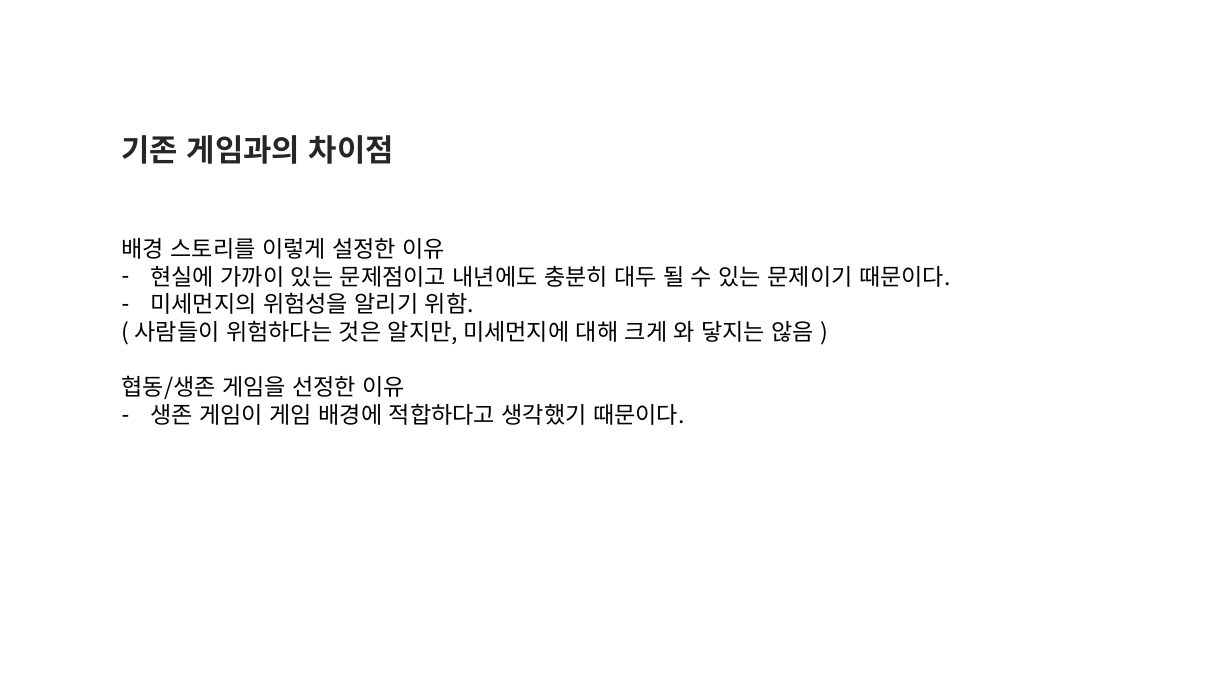
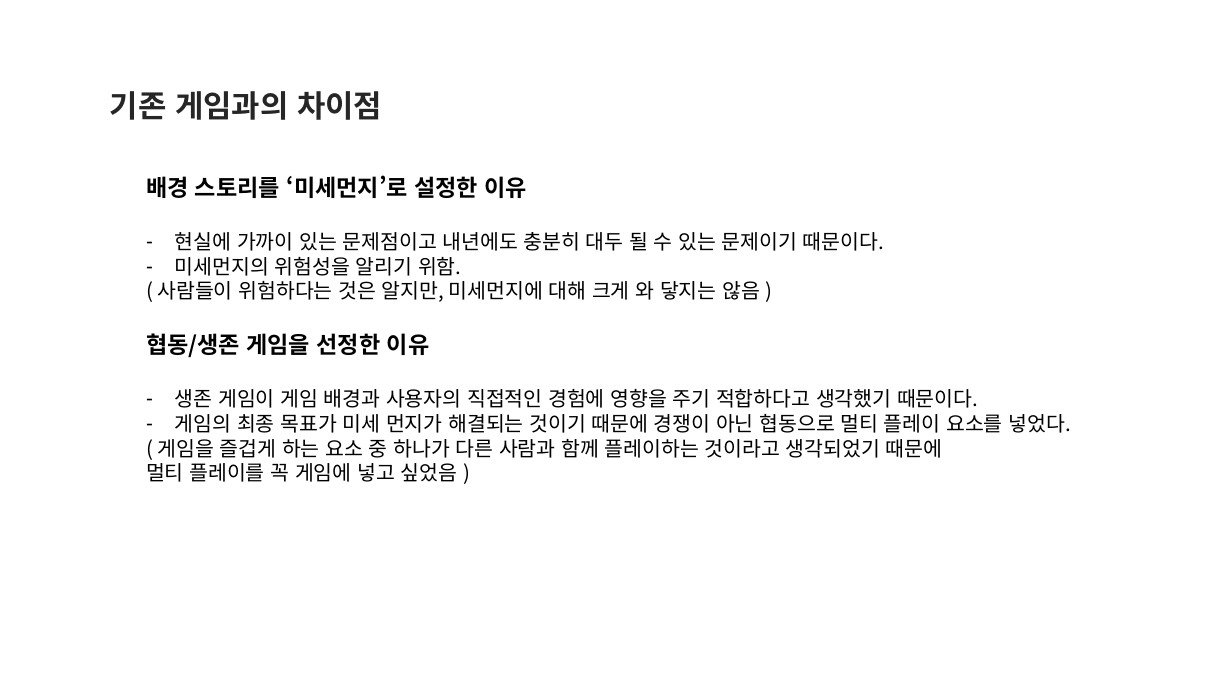
Before and after one commit to goldsun119/Graduation-Project, a slide deck: slide 6 of Document/1122 기획발표자료_01.pptx (slide 4 before the commit). Drawn at 1232x693 pixels with LibreOffice and Linux fonts; fonts in the diff are those of the drawing. Boxes give left, top, right and bottom in pixels: in the first picture for what was removed or moved away, otherwise in the second. Text is boxed around its words. In the diff, an @@ line names an element or a change of style, - is before the commit and + after.

Commit message:
Update 1122 기획발표자료_01.pptx
1. 이전에 작성한 내용을 통일성 있게 재정렬 및 배열
- 공통적인 부분을 묶고 중복된 내용 제거

```diff
--- a/Document/1122 기획발표자료_01.pptx
+++ b/Document/1122 기획발표자료_01.pptx
@@ text "기존 게임과의 차이점": place and size @@
-text "기존 게임과의 차이점" at bbox=[122, 135, 394, 164]
+text "기존 게임과의 차이점" at bbox=[110, 91, 382, 120]
@@ text "배경 스토리를 ‘미세먼지’로 설정한 이유": place and size @@
-text "배경 스토리를 ‘미세먼지’로 설정한 이유" at bbox=[122, 238, 951, 425]
+text "배경 스토리를 ‘미세먼지’로 설정한 이유" at bbox=[146, 175, 1071, 482]
@@ text at bbox=[146, 175, 527, 198]: text changed; bold on @@
-배경 스토리를 이렇게 설정한 이유
+배경 스토리를 ‘미세먼지’로 설정한 이유
@@ text at bbox=[146, 232, 884, 358]: size 18 to 16 pt in "현실에 가까이 있는 문제점이고 내년에도 충분히 대두 ...", "미세먼지의 위험성을 알리기 위함.", "( 사람들이 위험하다는 것은 알지만, 미세먼지에 대해 ..."; bold on in "협동/생존 게임을 선정한 이유" @@
@@ text at bbox=[146, 389, 1071, 482]: text changed; size 18 to 16 pt @@
-– 생존 게임이 게임 배경에 적합하다고 생각했기 때문이다.
+– 생존 게임이 게임 배경과 사용자의 직접적인 경험에 영향을 주기 적합하다고 생각했기 때문이다.
+– 게임의 최종 목표가 미세 먼지가 해결되는 것이기 때문에 경쟁이 아닌 협동으로 멀티 플레이 요소를 넣었다.
+( 게임을 즐겁게 하는 요소 중 하나가 다른 사람과 함께 플레이하는 것이라고 생각되었기 때문에
+멀티 플레이를 꼭 게임에 넣고 싶었음 )
```
Also in this commit, not shown: 5 other slides changed, 1 slide removed.
